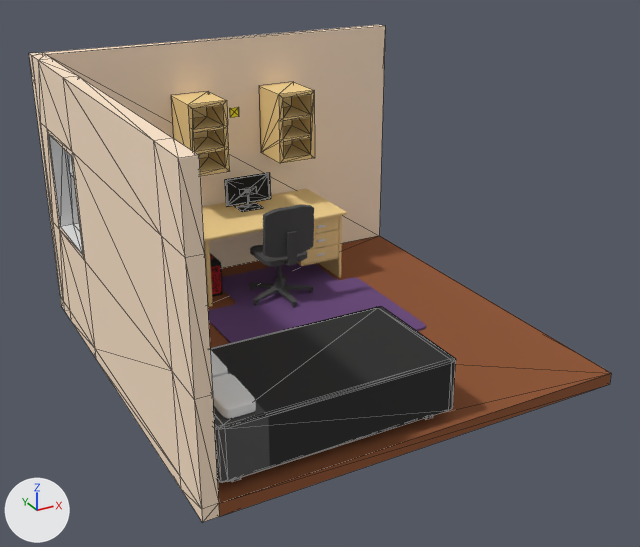
What one commit did to the glTF model portfolio/public/room.glb.
The view is the same before and after, from a 50 mm lens placed at (-29.8, -66.1, 25.6), pointed at (-1.2, -14.1, -0.4). The axes (+X, +Y, +Z) are drawn at lower left. The lights are the same throughout. Mesh edges are drawn as thin lines on the coarser meshes. Where no turn or scale is listed for an object, it has been applied to the vertices.

In view in the first picture: 'Bed', 'Chair', 'Desk', 'Monitor', 'Pillow 2', 'Room', 'Rug', 'Shelves'.
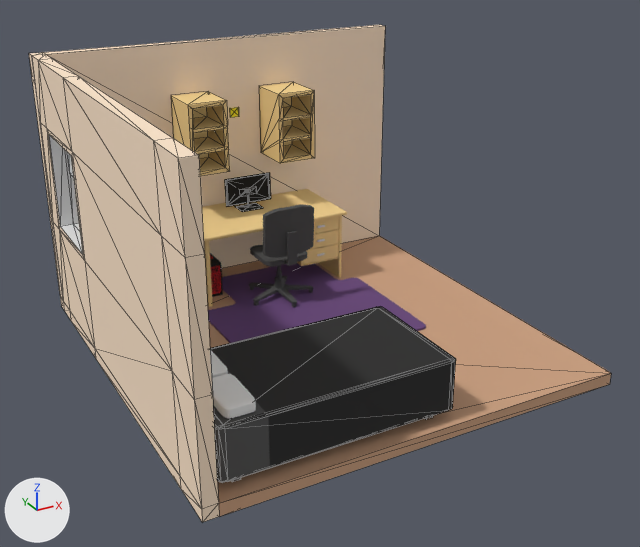
Where the change shows, as pixel boxes [x1, y1, x2, y2] in the pictures (640 x 547 px):
'Room', recoloured: [206, 234, 611, 517] in both

Edits to the bpy script that builds the scene:
```text
Change mat_roommaterial0_2:
    mat_roommaterial0_2.base_color: (0.274, 0.0868, 0.0285) -> (0.604, 0.355, 0.218)  # brown #8f532f -> brown #cca181
```
